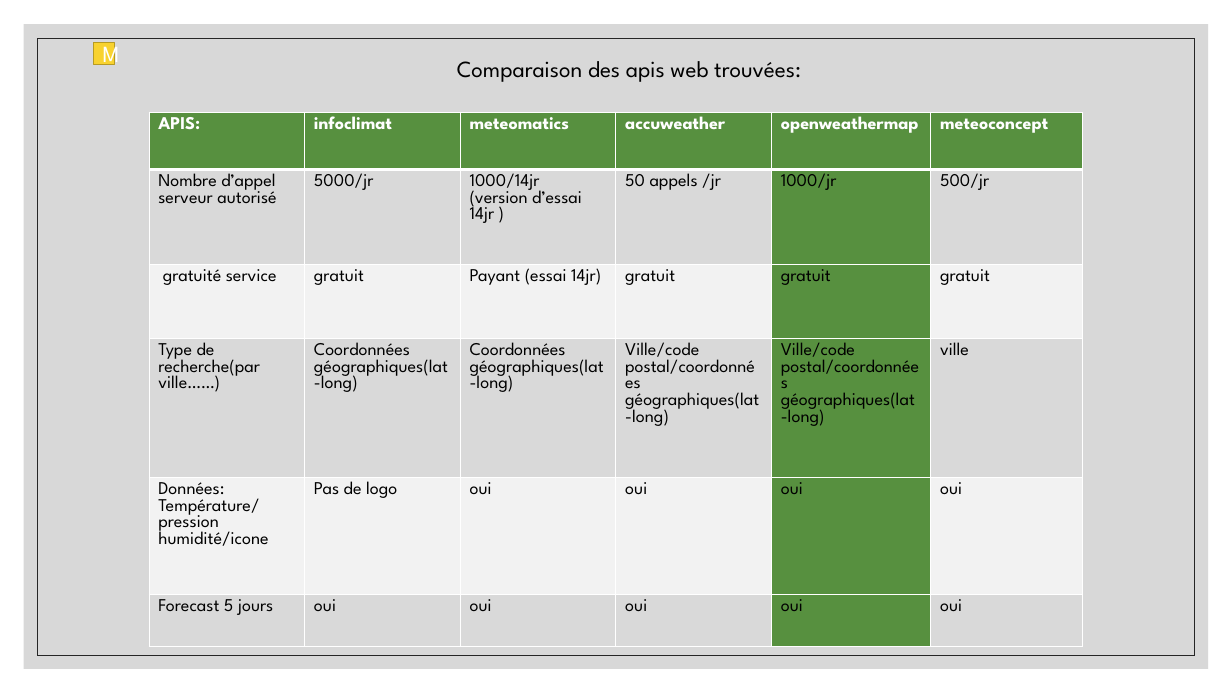
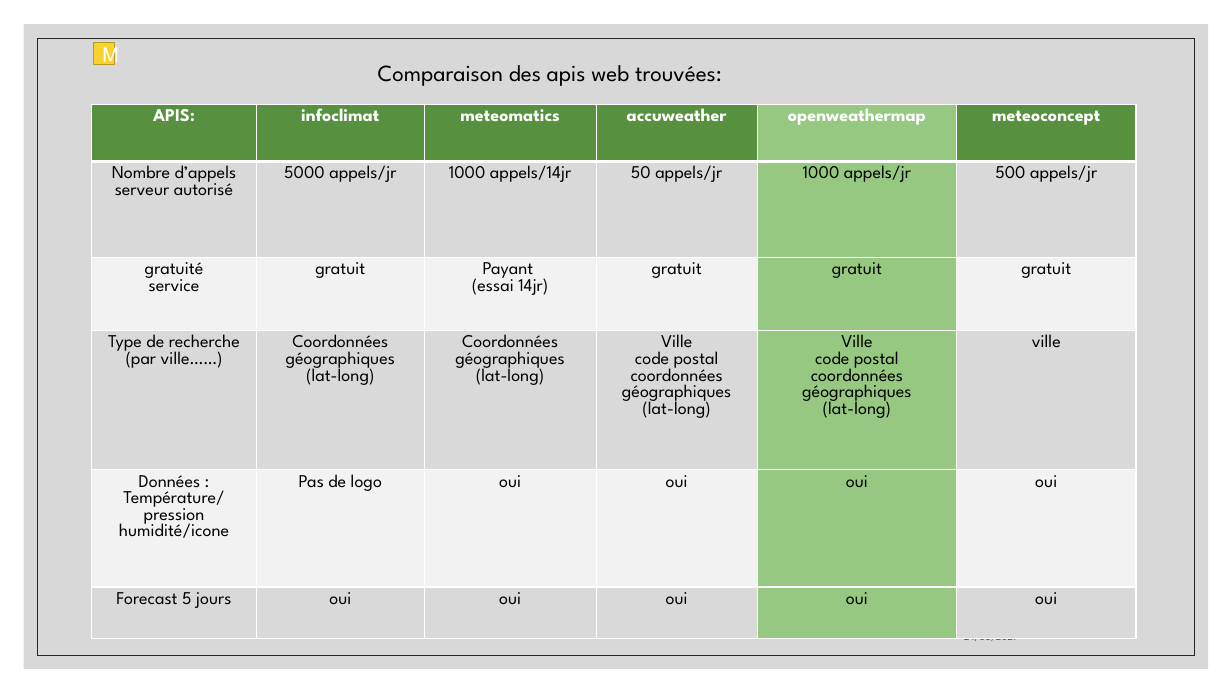
Before and after one commit to aiekick/ProjectStationMeteo, a slide deck: slide 15 of doc/StationMeteo_Soutenance_Stephane.pptx. Drawn at 1232x693 pixels with LibreOffice and Linux fonts; fonts in the diff are those of the drawing. Boxes give left, top, right and bottom in pixels: in the first picture for what was removed or moved away, otherwise in the second. Text is boxed around its words. In the diff, an @@ line names an element or a change of style, - is before the commit and + after.

```diff
--- a/doc/StationMeteo_Soutenance_Stephane.pptx
+++ b/doc/StationMeteo_Soutenance_Stephane.pptx
@@ text "Comparaison des apis web trouvées:": place and size @@
-text "Comparaison des apis web trouvées:" at [457,61,801,82]
+text "Comparaison des apis web trouvées:" at [378,65,722,86]
@@ table at [91,104,1137,639] @@
-row 2: Nombre d’appel serveur autorisé | 5000/jr | 1000/14jr / (version d’essai 14jr ) | 50 appels /jr | 1000/jr | 500/jr
+row 2: Nombre d’appels serveur autorisé | 5000 appels/jr | 1000 appels/14jr | 50 appels/jr | 1000 appels/jr | 500 appels/jr
-row 3, column 1: gratuité service
+row 3, column 1: gratuité / service
-row 3, column 3: Payant (essai 14jr)
+row 3, column 3: Payant / (essai 14jr)
-row 4: Type de recherche(par ville……) | Coordonnées géographiques(lat-long) | Coordonnées géographiques(lat-long) | Ville/code postal/coordonnées géographiques(lat-long) | Ville/code postal/coordonnées géographiques(lat-long) | ville
+row 4: Type de recherche / (par ville……) | Coordonnées géographiques / (lat-long) | Coordonnées géographiques / (lat-long) | Ville / code postal / coordonnées géographiques / (lat-long) | Ville / code postal / coordonnées géographiques / (lat-long) | ville
-row 5, column 1: Données: / Température/pression humidité/icone
+row 5, column 1: Données : / Température/pression humidité/icone
@@ fill #57903F to #96C881 in 6 cells @@
@@ alignment left to centre @@
@@ table: place and size @@
-table at [149,112,1081,647]
+table at [91,104,1137,639]
@@ text added at [964,639,1016,641], 8 pt, text #404040 @@
+24/06/2021
```
Also in this commit, not shown: 14 other slides changed, 1 slide removed.
